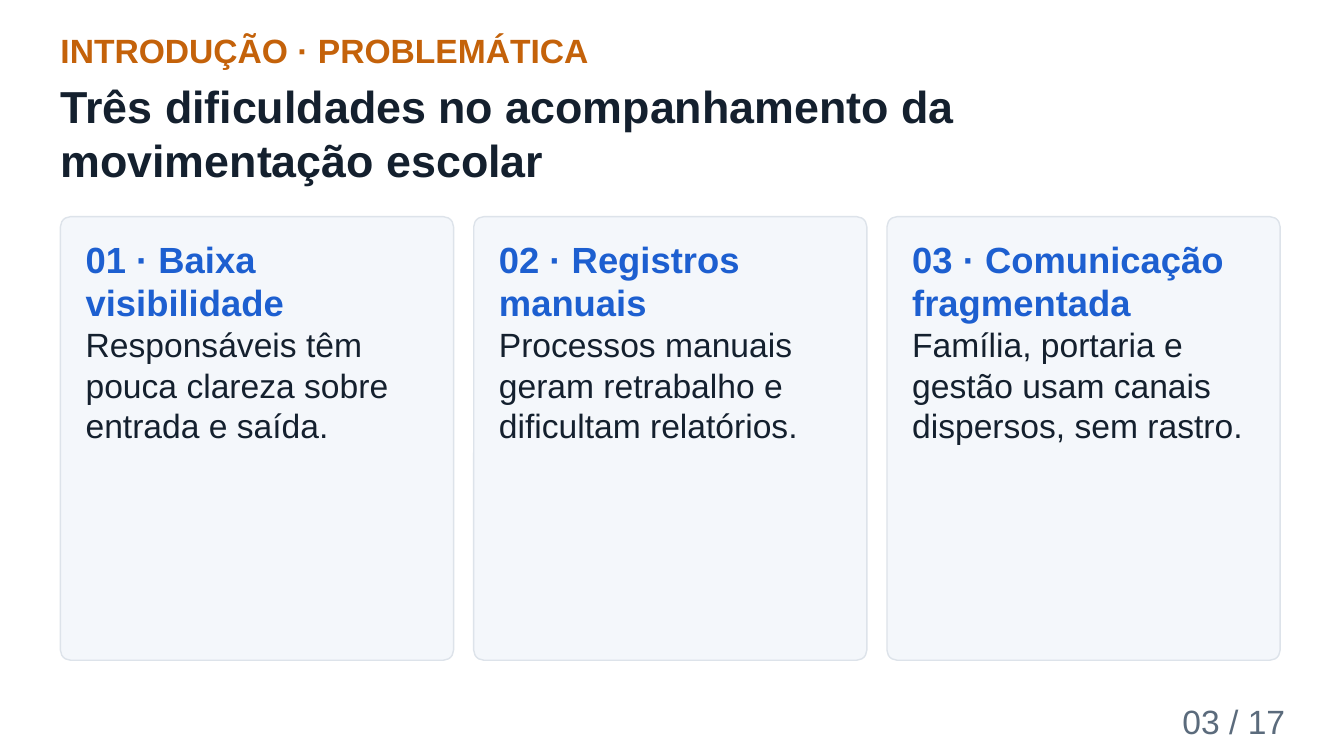
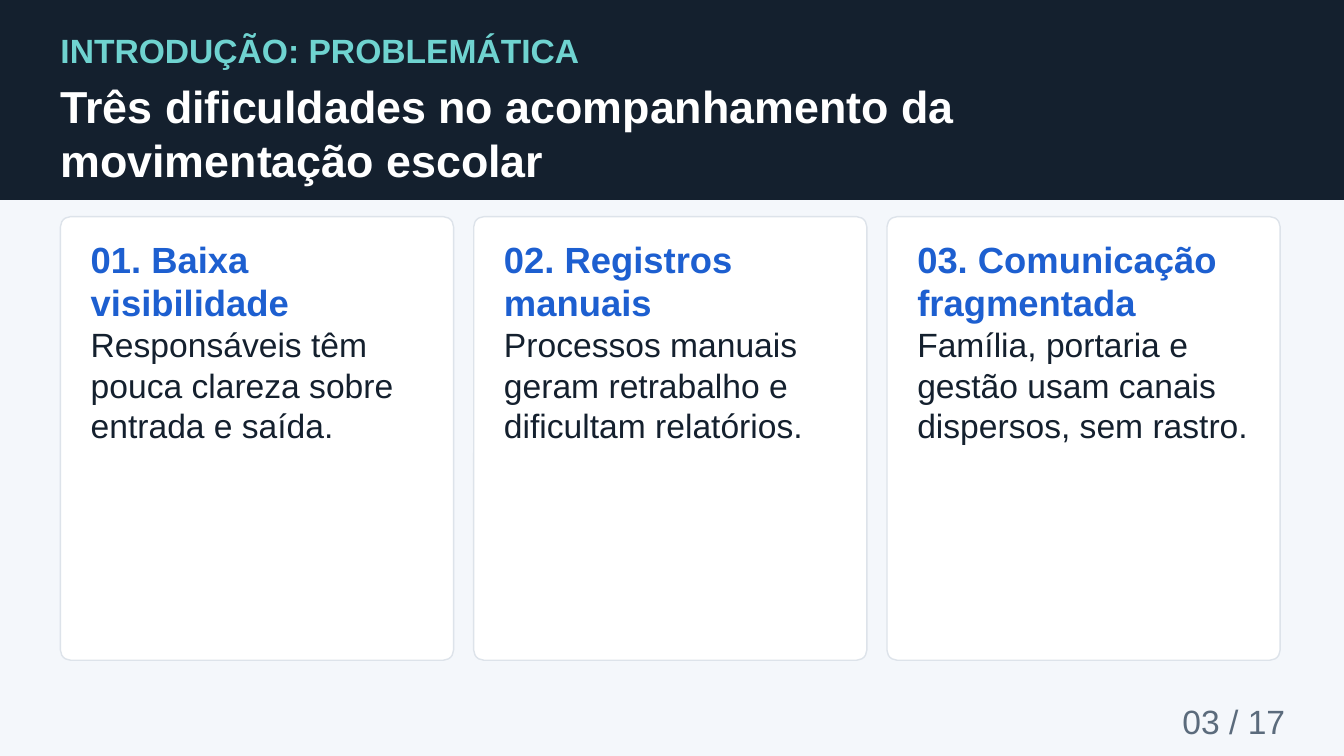
Before and after one commit to richaferreira/Safe_Student, a slide deck: slide 3 of slides/08_Apresentacao_Final_Safe_Student.pptx. Drawn at 1344x756 pixels with LibreOffice and Linux fonts; fonts in the diff are those of the drawing; background and template pictures are left out. Boxes give left, top, right and bottom in pixels: in the first picture for what was removed or moved away, otherwise in the second. Text is boxed around its words. In the diff, an @@ line names an element or a change of style, - is before the commit and + after.

```diff
--- a/slides/08_Apresentacao_Final_Safe_Student.pptx
+++ b/slides/08_Apresentacao_Final_Safe_Student.pptx
@@ background #FFFFFF to picture (left out) @@
@@ rectangle added at (0, 0, 1344, 200), fill #14202E, outline #14202E 1 pt @@
@@ text at (60, 36, 580, 70): text changed; text colour #C4620A to #6FD3D0 @@
-INTRODUÇÃO · PROBLEMÁTICA
+INTRODUÇÃO: PROBLEMÁTICA
@@ text "Três dificuldades no acompanhamento da ..." at (60, 89, 953, 186): text colour #14202E to #FFFFFF @@
@@ fill #F4F7FB to #FFFFFF in 3 elements at (474, 217, 867, 660), (887, 217, 1280, 660), (60, 217, 454, 660) @@
@@ text at (91, 246, 289, 317): text changed @@
-01 · Baixa visibilidade
+01. Baixa visibilidade
@@ text at (504, 246, 733, 317): text changed @@
-02 · Registros manuais
+02. Registros manuais
@@ text at (917, 246, 1217, 324): text changed @@
-03 · Comunicação fragmentada
+03. Comunicação fragmentada
```
Also in this commit, not shown: 16 other slides changed, 2 other files.
